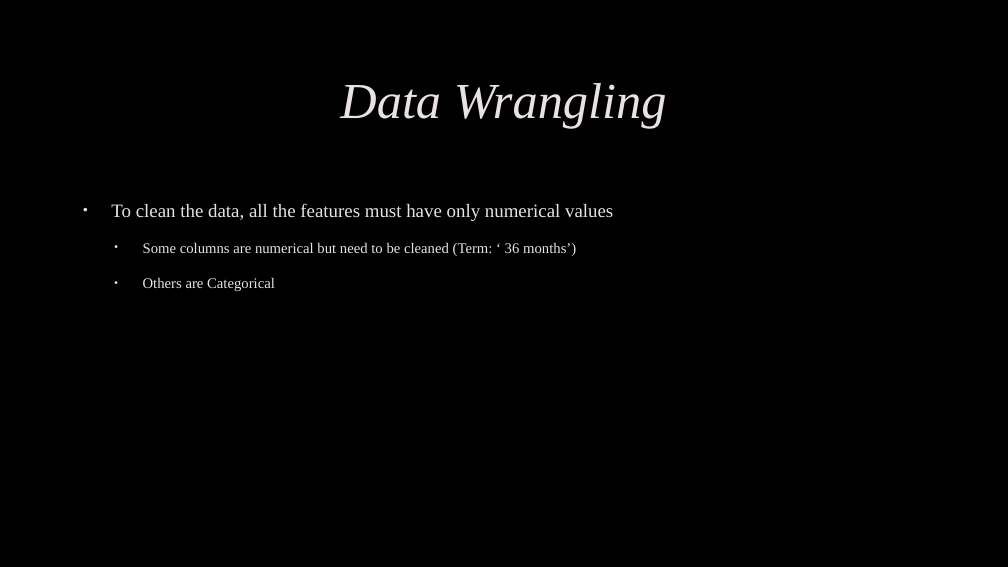
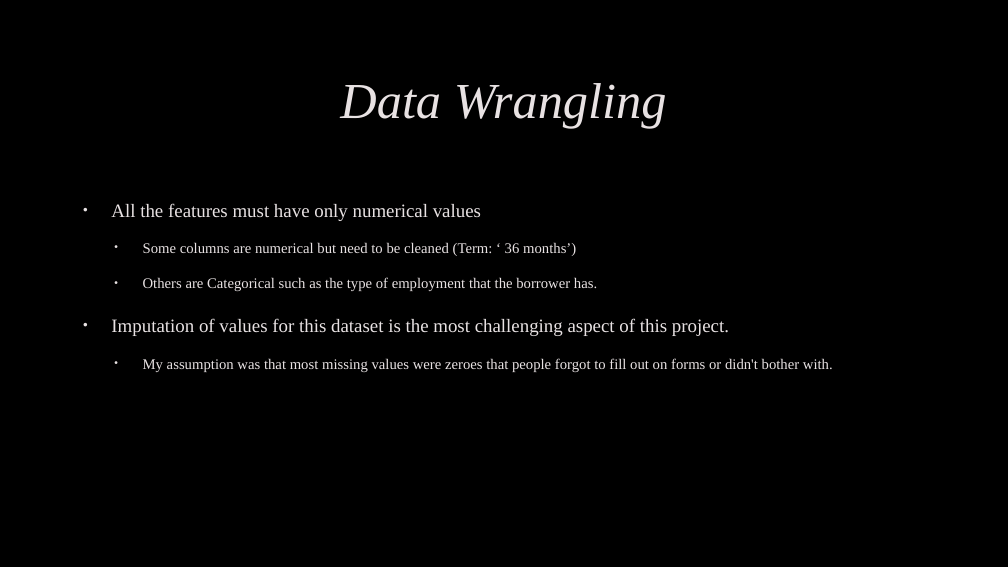
Before and after one commit to Jewdah18/Loan-Default-Risk, a slide deck: slide 3 of reports/Presentation.pptx. Drawn at 1008x567 pixels with LibreOffice and Linux fonts; fonts in the diff are those of the drawing; background and template pictures are left out. Boxes give left, top, right and bottom in pixels: in the first picture for what was removed or moved away, otherwise in the second. Text is boxed around its words. In the diff, an @@ line names an element or a change of style, - is before the commit and + after.

```diff
--- a/reports/Presentation.pptx
+++ b/reports/Presentation.pptx
@@ text at box(111, 203, 481, 221): text changed @@
-• To clean the data, all the features must have only numerical values
+• All the features must have only numerical values
@@ text at box(111, 277, 833, 372): text changed @@
-  • Others are Categorical
+  • Others are Categorical such as the type of employment that the borrower has.
+• Imputation of values for this dataset is the most challenging aspect of this project.
+  • My assumption was that most missing values were zeroes that people forgot to fill out on forms or didn't bother with.
```
Also in this commit, not shown: 3 other files.
